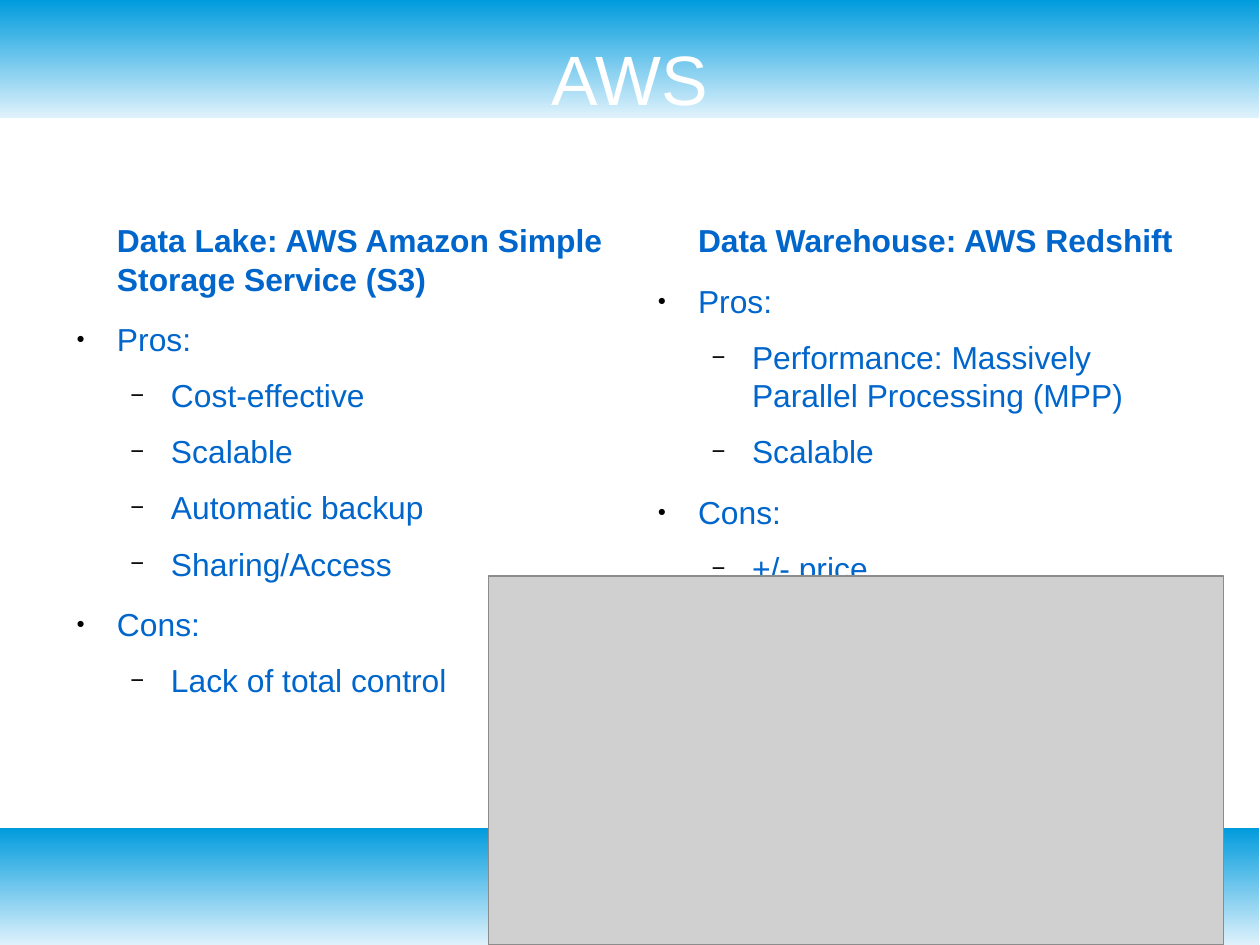
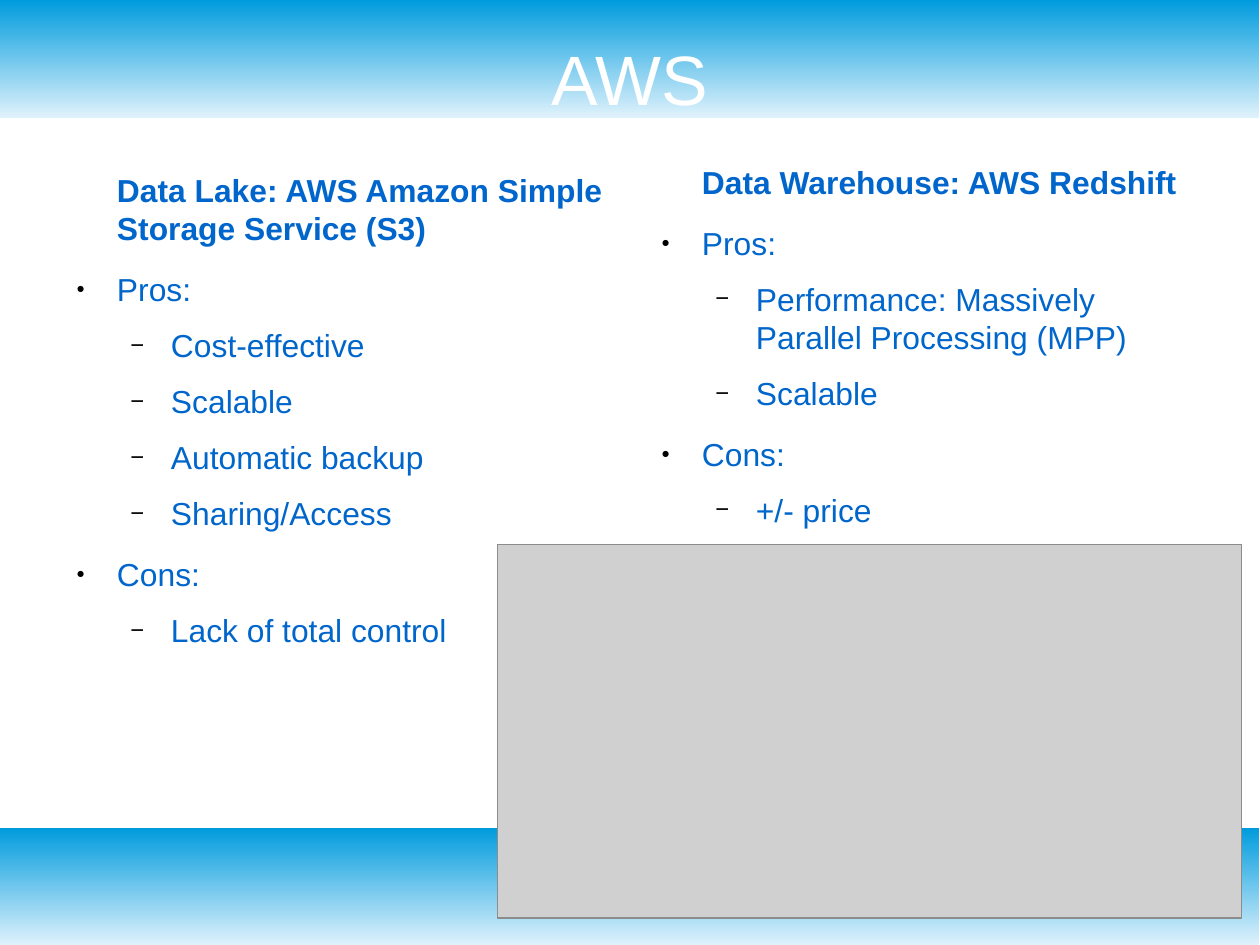
Before and after one commit to MartinBA741/finance_etl, a slide deck: slide 4 of presentation.odp. Drawn at 1260x945 pixels with LibreOffice and Linux fonts; fonts in the diff are those of the drawing; grey boxes stand for pictures. Boxes give left, top, right and bottom in pixels: in the first picture for what was removed or moved away, otherwise in the second. Text is boxed around its words. In the diff, an @@ line names an element or a change of style, - is before the commit and + after.

```diff
--- a/presentation.odp
+++ b/presentation.odp
@@ text "Data Lake: AWS Amazon Simple ...": place and size @@
-text "Data Lake: AWS Amazon Simple ..." at (117, 229, 602, 693)
+text "Data Lake: AWS Amazon Simple ..." at (117, 179, 602, 643)
@@ text "Data Warehouse: AWS Redshift" rewrapped from (698, 229, 1172, 577) to (702, 171, 1176, 528) @@
@@ picture: place and size @@
-picture at (488, 576, 1225, 945)
+picture at (497, 544, 1242, 918)
```
Also in this commit, not shown: 3 other slides changed, 3 slides added, 1 slide removed, 1 other file.
